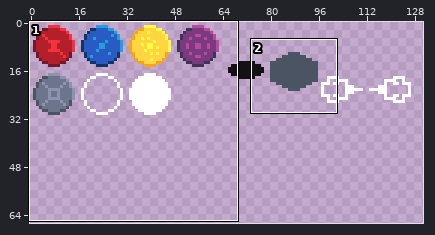
Two states of a pixel-art file, asset/gfx/ingame.ase. The picture above shows the old version from afar; the outline marks the close-up.
Close-up. Old version:
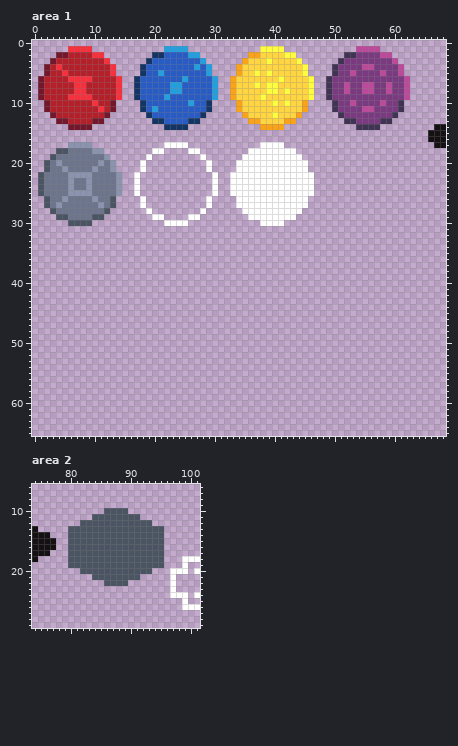
256x256 pixels, 1 frame. Shown: area 1: x 0..68, y 0..65; area 2: x 74..101, y 6..29. The wide view leaves out empty margins.
New version:
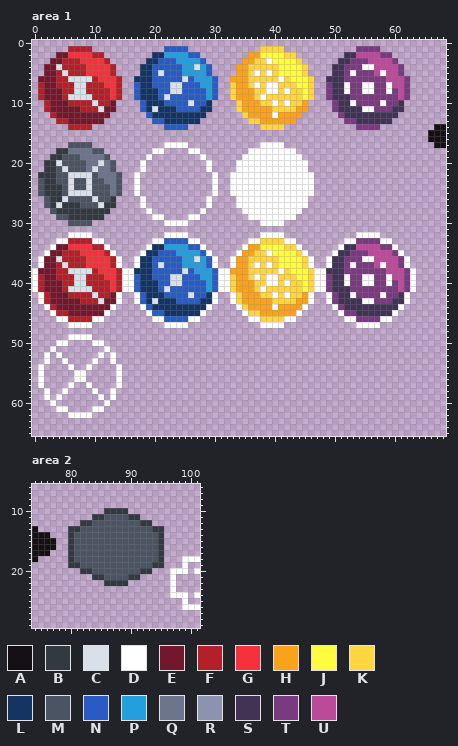
Palette (. is transparent): A #141013  B #333941  C #dae0ea  D #ffffff  E #73172d  F #b4202a  G #f6303d  H #f9a31b  J #fffc40  K #ffd541  L #143464  M #4a5462  N #285cc4  P #249fde  Q #6d758d  R #8b93af  S #403353  T #793a80  U #bc4a9b
The exact change:
Changed rows in their new state; - is an unchanged pixel.
Area 1, layer "Layer 1":
first column x 0:
 1 ------FFFF------------NNNN------------KKKK------------TTTT------
 2 ------GGGGFF----------PPPPNN----------JJJJKK----------UUUUTT----
 3 ----E---GGGGF-------L---PPPPN-------H--DJJJJK-------S---UUUUT---
 4 ---EC----GGGGF-----L-----PPCPN-----H-----JJJJK-----S---DDUUUUT--
 5 ---E-C---GGGGF-----L-C---PPPPN-----H-D-D-JJJJK-----S-D---UDUUT--
 6 --EE--CCCC-GGGF---LL-----C-PPPN---HH-----D-JJJK---SS-------UUUT-
 7 -FEE---CC---GGF--NLL---CC---PPN--KHH-D-DD---JJK--TSSD--DD--DUUT-
 8 -FEEE--CC----GF--NLLL--CC----PN--KHHH--DD-D--JK--TSSD--DD--D-UT-
 9 -FEEE-CCCC---GF--NLLL-C------PN--KHHH-D------JK--TSSS--------UT-
10 --FEEE----C-------NLLL----C-------KHHH--D-D-------TSSD----D-----
11 --FEEEEE---CE-----NLCLLL----L-----KHHHHH----H-----TSSSSDD---S---
12 ---FEEEEEEEE-------NLLLLLLLL-------KHHHHDHHH-------TSSSSSSSS----
13 ----FFEEEE----------NNLLLL----------KKHHHH----------TTSSSS------
14 ------FFFF------------NNNN------------KKKK------------TTTT------
17 ------MMMM------------------------------------------------------
18 ----BB----MM----------------------------------------------------
19 ---BBMMM----M---------------------------------------------------
20 --BBCMMMM--C-M--------------------------------------------------
21 --BBMCMMM-C--M--------------------------------------------------
22 -BBBMMCCCCM---M-------------------------------------------------
23 --BBMMCMMCMM--M-------------------------------------------------
24 --BBBMCMMCMMM-M-------------------------------------------------
25 --BBBMCCCCMMM-M-------------------------------------------------
26 ---BBCMMMMCMMB--------------------------------------------------
27 ---BCBBBMMMCBB--------------------------------------------------
28 ----BBBBBBBBB---------------------------------------------------
29 ------BBBBBB----------------------------------------------------
32 ------DDDD------------DDDD------------DDDD------------DDDD------
33 ----DDFFFFDD--------DDNNNNDD--------DDKKKKDD--------DDTTTTDD----
34 ---DEEGGGGFFD------DLLPPPPNND------DHHJJJJKKD------DSSUUUUTTD---
35 --DEEFFFGGGGFD----DLLNNNPPPPND----DHHKKDJJJJKD----DSSTTTUUUUTD--
36 -DEECFFFFGGGGFD--DLLNNNNNPPCPND--DHHKKKKKJJJJKD--DSSTTTDDUUUUTD-
37 -DEEFCFFFGGGGFD--DLLNCNNNPPPPND--DHHKDKDKJJJJKD--DSSTDTTTUDUUTD-
38 DEEEFFCCCCFGGGFDDLLLNNNNNCNPPPNDDHHHKKKKKDKJJJKDDSSSTTTTTTTUUUTD
39 DFEEFFFCCFFFGGFDDNLLNNNCCNNNPPNDDKHHKDKDDKKKJJKDDTSSDTTDDTTDUUTD
40 DFEEEFFCCFFFFGFDDNLLLNNCCNNNNPNDDKHHHKKDDKDKKJKDDTSSDTTDDTTDTUTD
41 DFEEEFCCCCFFFGFDDNLLLNCNNNNNNPNDDKHHHKDKKKKKKJKDDTSSSTTTTTTTTUTD
42 -DFEEEFFFFCFFED--DNLLLNNNNCNNLD--DKHHHKKDKDKKHD--DTSSDTTTTDTTSD-
43 -DFEEEEEFFFCEED--DNLCLLLNNNNLLD--DKHHHHHKKKKHHD--DTSSSSDDTTTSSD-
44 --DFEEEEEEEEED----DNLLLLLLLLLD----DKHHHHDHHHHD----DTSSSSSSSSSD--
45 ---DFFEEEEEED------DNNLLLLLLD------DKKHHHHHHD------DTTSSSSSSD---
46 ----DDFFFFDD--------DDNNNNDD--------DDKKKKDD--------DDTTTTDD----
47 ------DDDD------------DDDD------------DDDD------------DDDD------
49 ------DDDD------------------------------------------------------
50 ----DD----DD----------------------------------------------------
51 ---D--------D---------------------------------------------------
52 --D-D------D-D--------------------------------------------------
53 --D--D----D--D--------------------------------------------------
54 -D----D--D----D-------------------------------------------------
55 -D-----DD-----D-------------------------------------------------
56 -D-----DD-----D-------------------------------------------------
57 -D----D--D----D-------------------------------------------------
58 --D--D----D--D--------------------------------------------------
59 --D-D------D-D--------------------------------------------------
60 ---D--------D---------------------------------------------------
61 ----DD----DD----------------------------------------------------
62 ------DDDD------------------------------------------------------
Area 2, layer "Layer 1":
first column x 80:
10 ------BBBB------
11 ----BB----BB----
12 --BB--------BB--
13 BB------------BB
14 B--------------B
15 B--------------B
16 B--------------B
17 B--------------B
18 B--------------B
19 BB------------BB
20 --BB--------BB--
21 ----BB----BB----
22 ------BBBB------
